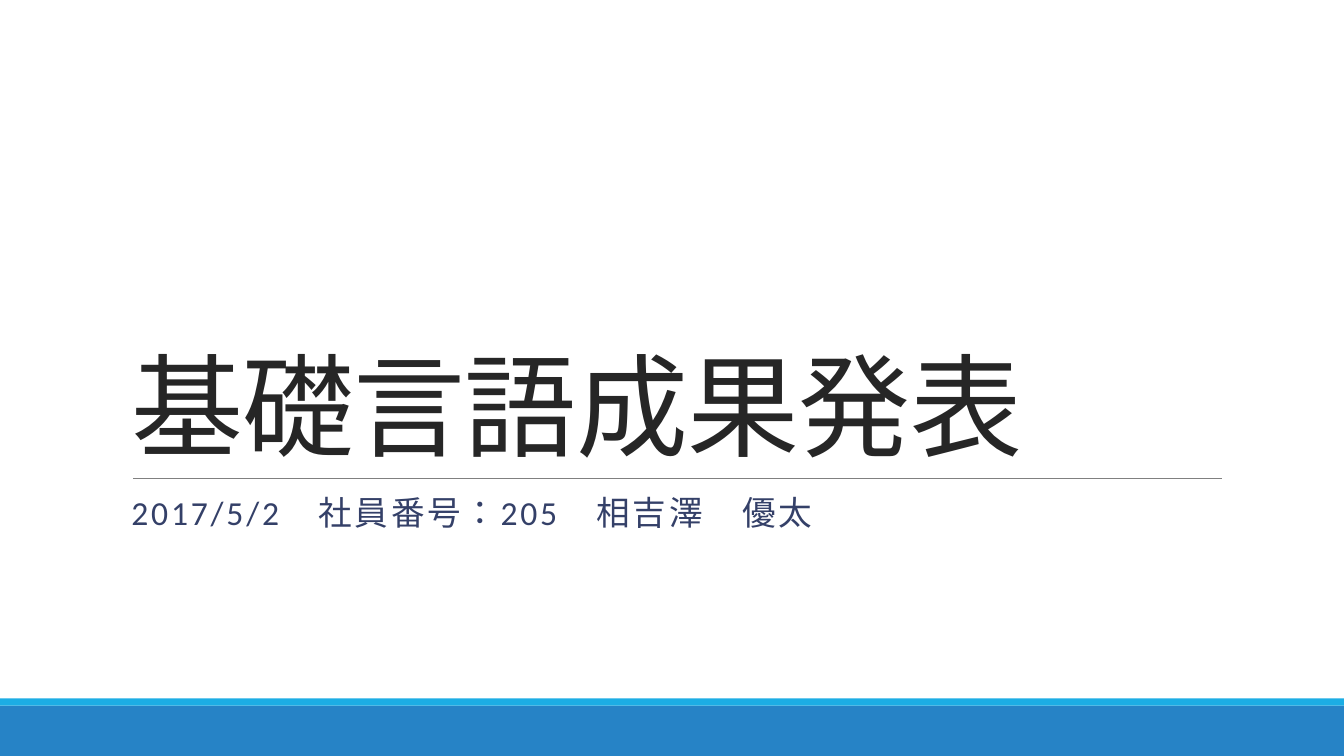
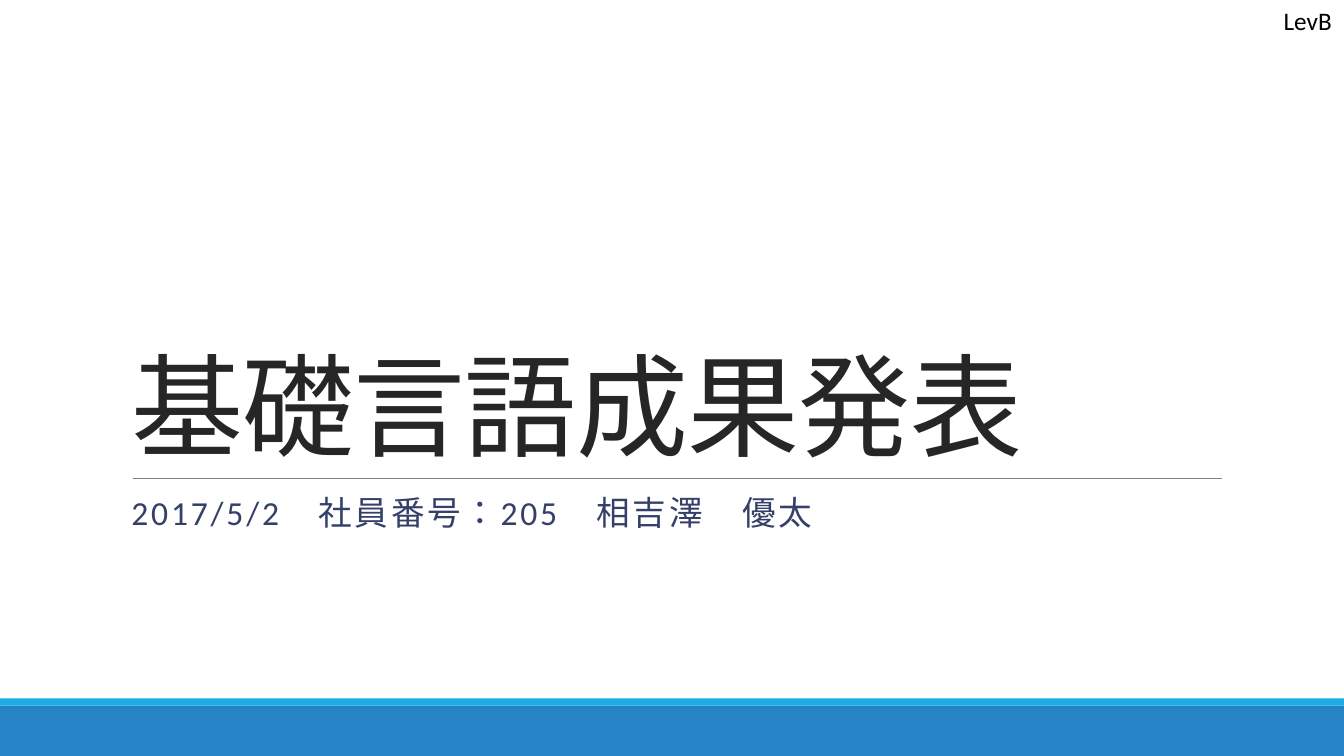
Before and after one commit to y-aiyoshizawa/1st-training, a slide deck: slide 1 of プレゼン/成果発表(相吉澤).pptx. Drawn at 1344x756 pixels with LibreOffice and Linux fonts; fonts in the diff are those of the drawing. Boxes give left, top, right and bottom in pixels: in the first picture for what was removed or moved away, otherwise in the second. Text is boxed around its words. In the diff, an @@ line names an element or a change of style, - is before the commit and + after.

```diff
--- a/プレゼン/成果発表(相吉澤).pptx
+++ b/プレゼン/成果発表(相吉澤).pptx
@@ text added at bbox=[1284, 13, 1332, 30], 18 pt, text #000000 @@
+LevB
```
Also in this commit, not shown: 10 other slides changed.
